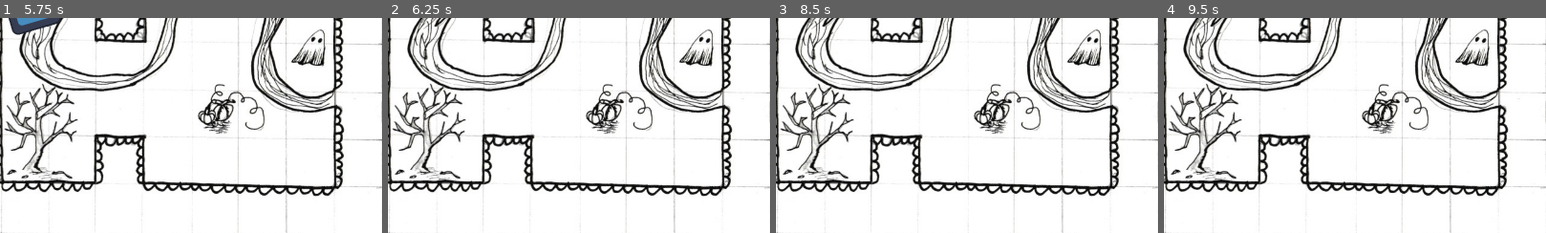
Above: before the commit, frames 1-4 (left to right).
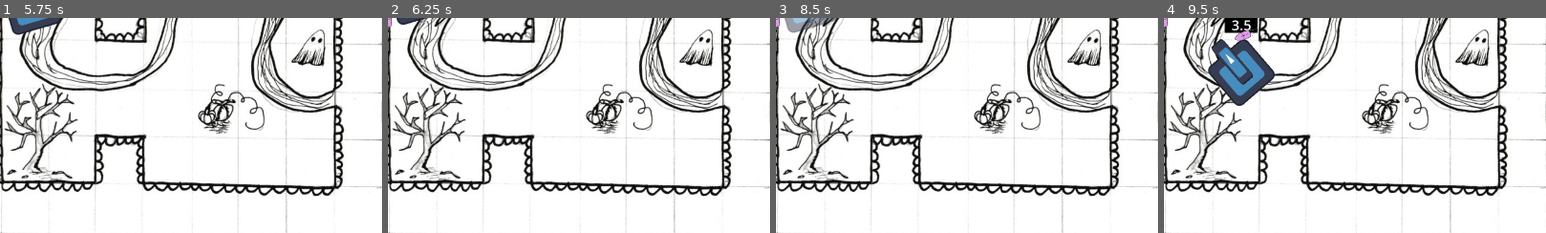
Above: after the commit, the same moments.

Repository: AugWii/GMTK-Game-Jam-Project
Game: Godot game, scene res://scenes/Level 4.tscn
The game is run twice, just before and just after one commit, with the same random seed, the same clock (stepped at 60 frames per second) and the same inputs. This scene is started directly instead of the project's main scene. The engine's default icon, where the game draws it, is replaced by a stand-in: a white triangle on a blue panel in a dark square.
Inputs (mouse positions are % of the whole screen's width and height, from its top left):
- Up to frame 1 (5.75 s): move the mouse to (72, 45) at 0.52 s; press the mouse at (72, 45) at 0.53 s; hold D (turn_right) 0.53-1.28 s; move the mouse to (30, 55) at 1.27 s; release the mouse at (30, 55) at 1.28 s; hold S (move_backward) 1.28-2.03 s; click (30, 55) at 1.35 s; move the mouse to (60, 28) at 2.02 s; press the mouse at (60, 28) at 2.03 s; hold D (turn_right) 2.03-2.78 s; move the mouse to (45, 70) at 2.77 s; release the mouse at (45, 70) at 2.78 s; hold W (move_forward) 2.78-3.53 s; click (45, 70) at 2.85 s; move the mouse to (80, 65) at 3.52 s; press the mouse at (80, 65) at 3.53 s; hold A (turn_left) 3.53-5.03 s; move the mouse to (20, 35) at 4.27 s; release the mouse at (20, 35) at 4.28 s; click (20, 35) at 4.35 s; move the mouse to (55, 50) at 5.02 s; press the mouse at (55, 50) at 5.03 s; hold S (move_backward) from 5.03 s (still down)
- Up to frame 2 (6.25 s): move the mouse to (35, 25) at 5.77 s; release S (move_backward) at 5.78 s; release the mouse at (35, 25) at 5.78 s; hold D (turn_right) from 5.78 s (still down); click (35, 25) at 5.85 s
- Up to frame 3 (8.5 s): tap Enter at 6.5, 8 s; move the mouse to (72, 45) at 6.52 s; release D (turn_right) at 6.53 s; press the mouse at (72, 45) at 6.53 s; hold W (move_forward) 6.53-7.28 s; tap Space at 7.25 s; move the mouse to (30, 55) at 7.27 s; release the mouse at (30, 55) at 7.28 s; hold D (turn_right) 7.28-8.03 s; click (30, 55) at 7.35 s; move the mouse to (60, 28) at 8.02 s; press the mouse at (60, 28) at 8.03 s; hold S (move_backward) from 8.03 s (still down)
- Up to frame 4 (9.5 s): move the mouse to (45, 70) at 8.77 s; release S (move_backward) at 8.78 s; release the mouse at (45, 70) at 8.78 s; hold A (turn_left) from 8.78 s (still down); click (45, 70) at 8.85 s
The pictures show only the part of the screen within x 0-50%, y 0-50%; the shares and areas given below are measured in that part.

Frame 1 is identical in both runs. In frame 2, 0.2% of the frame differs, in the area x 0-10%, y 0-9%; in frame 3, 0.6%; in frame 4, 4.2%, in the area x 0-29%, y 0-41%.
Error in both runs: Attempt to call function 'pause' in base 'null instance' on a null instance. (res://scripts/basic_enemy.gd:59)

Commit message:
Fixed self damage

Diff:
--- a/scripts/basic_enemy.gd
+++ b/scripts/basic_enemy.gd
@@ -111,7 +111,7 @@
 
 			var new_bullet = bullet_scene.instantiate()
 			bullets_container.add_child(new_bullet)
-			new_bullet.fire(rotation + cannon_angle, position, hitbox.shape.radius + 30, true)
+			new_bullet.fire(rotation + cannon_angle, position, hitbox.shape.height/2 + 30, true)
 			shot_on_cooldown = true
 			cooldown_timer.start(shot_cooldown)
 		else:
